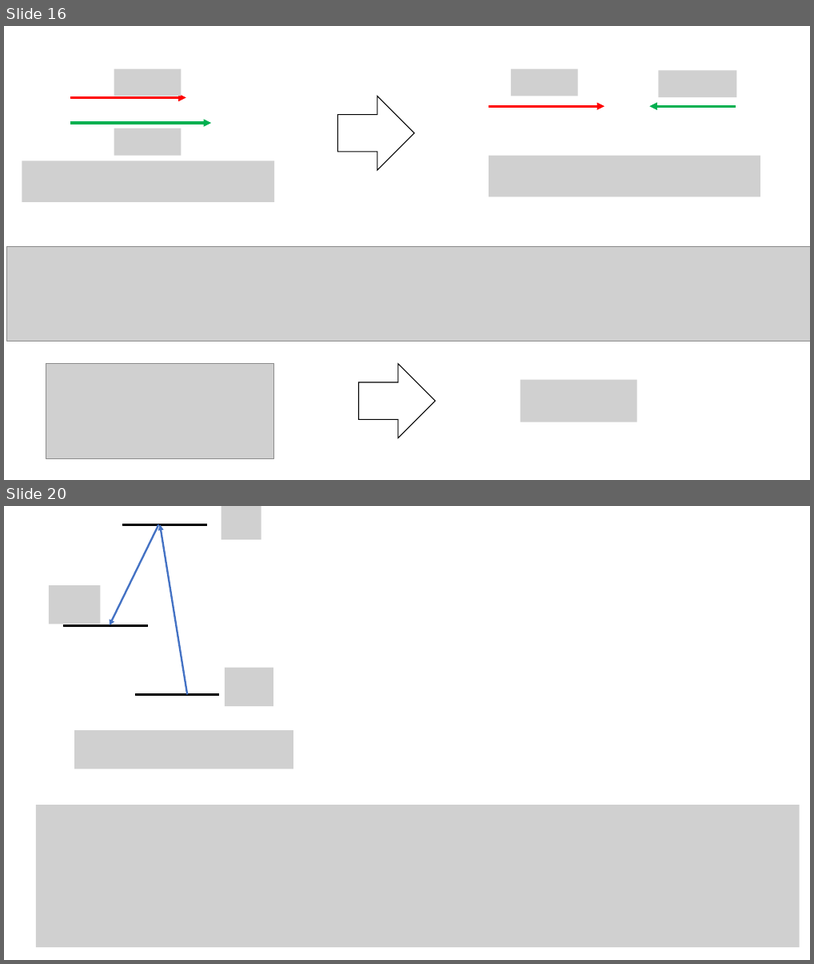
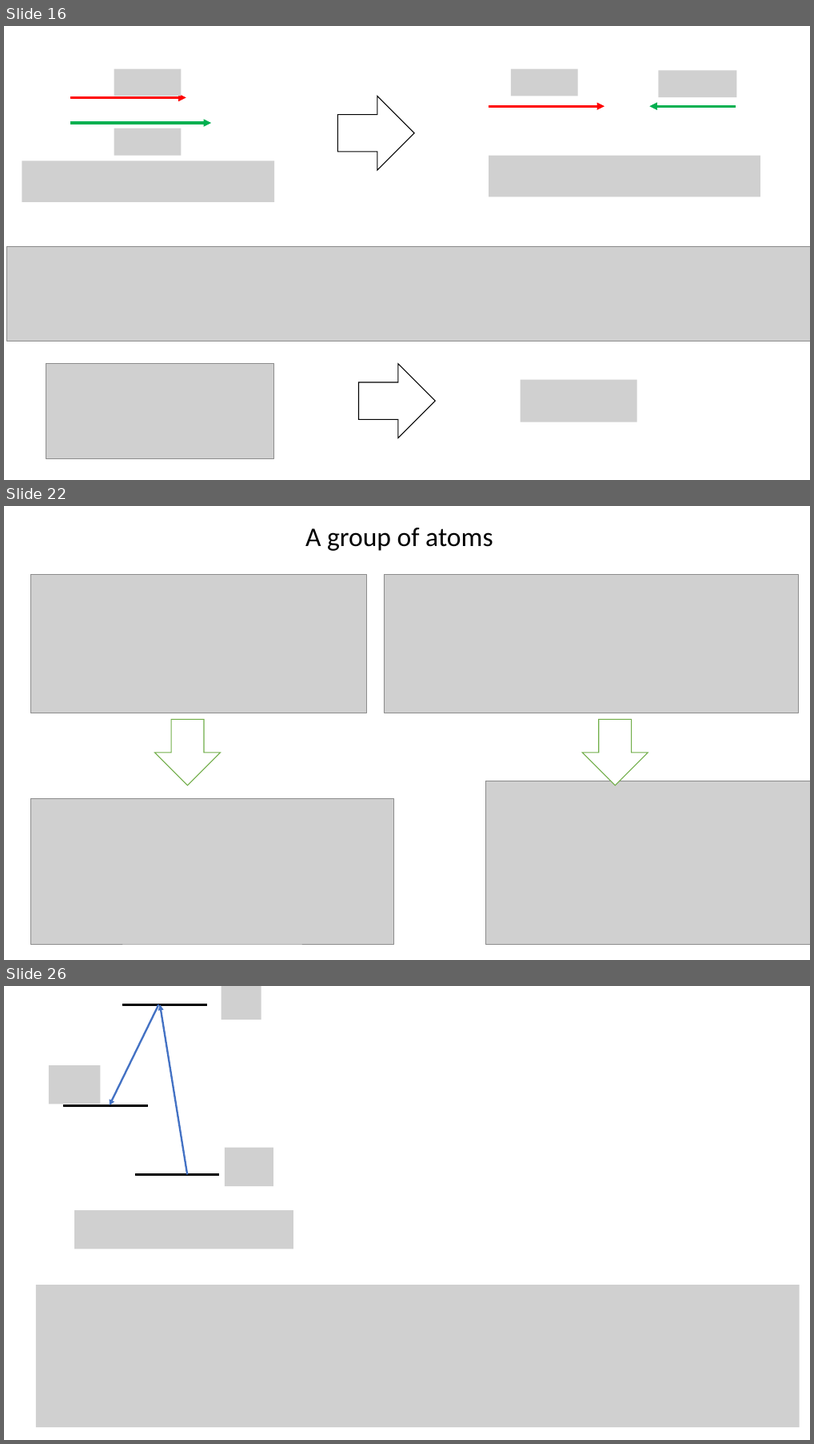
Before and after one commit to youjieyu888/circular-waveguide, a slide deck: 3-level.pptx. Shown one above the other, each under a label of ours: slides 16 and 20 before the commit, slides 16, 22 and 26 after it; the slides between them are not shown. The pictures are 814x964 and 814x1444 pixels, drawn with LibreOffice and Linux fonts; fonts in the diff are those of the drawing; grey boxes stand for pictures. Boxes give left, top, right and bottom in pixels: in the first picture for what was removed or moved away, otherwise in the second. Text is boxed around its words. In the diff, an @@ line names an element or a change of style, - is before the commit and + after.

```diff
--- a/3-level.pptx
+++ b/3-level.pptx
@@ slide 22 added at [4,506,810,960], background #FFFFFF @@
@@ text added at [306,528,493,551], 32 pt, text #000000 @@
+A group of atoms
@@ picture added at [30,574,367,712] @@
@@ picture added at [384,574,798,712] @@
@@ down arrow added at [155,719,221,785], fill #FFFFFF, outline #70AD47 1 pt @@
@@ down arrow added at [583,719,648,785], fill #FFFFFF, outline #70AD47 1 pt @@
@@ picture added at [486,780,810,944] @@
@@ picture added at [30,798,394,944] @@
@@ what was slide 20 is now slide 26 @@
```
Also in this commit, not shown: 5 other slides added, 22 other files.
